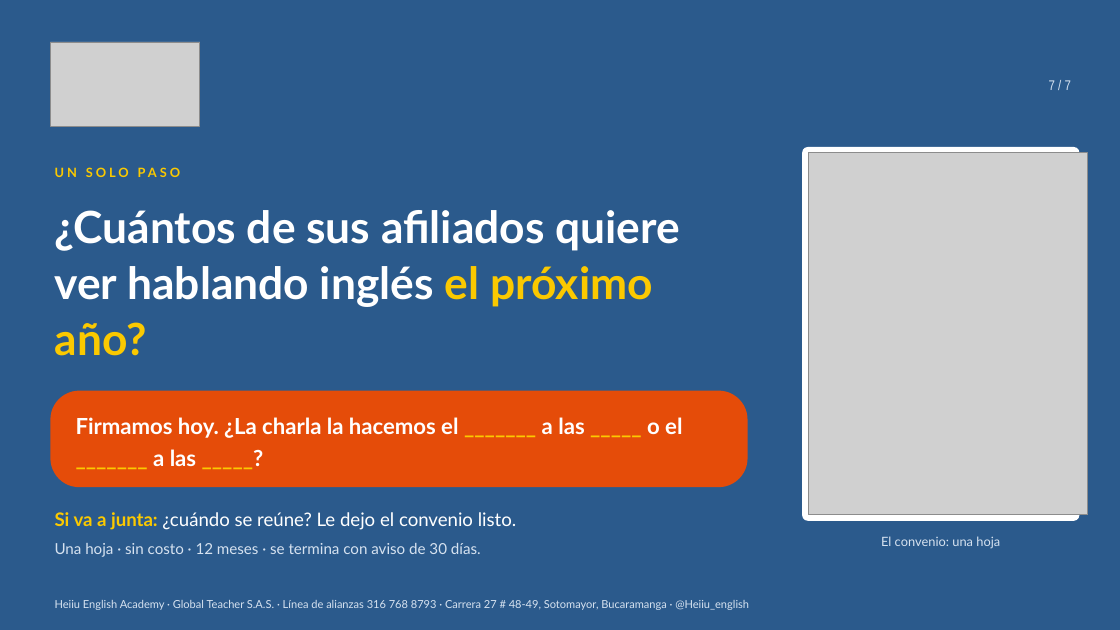
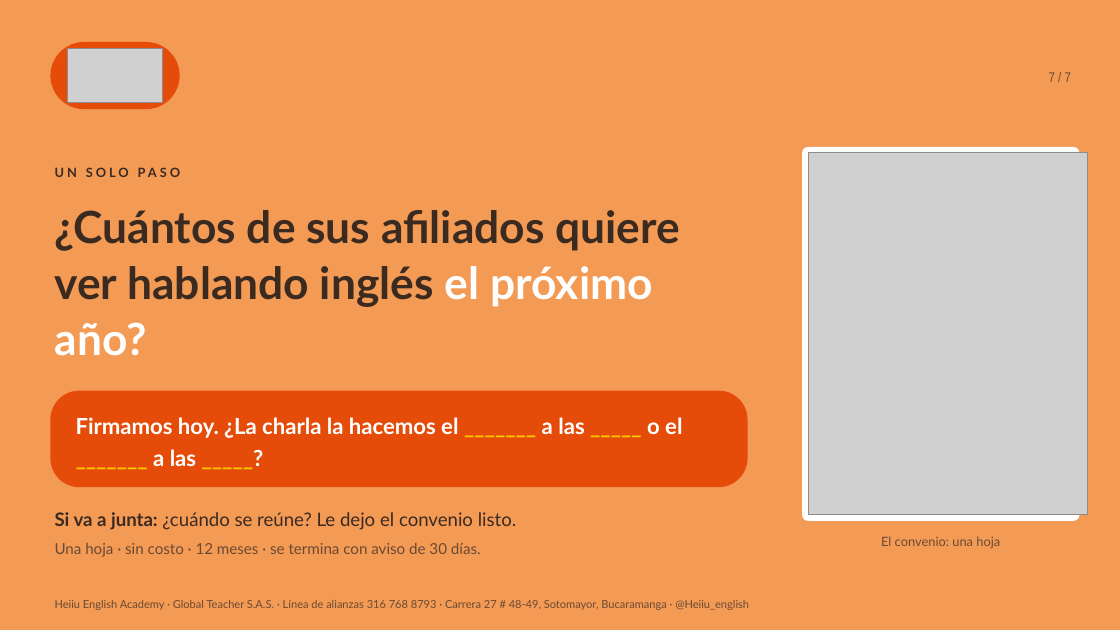
Before and after one commit to gomezrdiana/Plan-academico, a slide deck: slide 7 of recursos/comercial/B2B/PRESENTACION_FONDOS_EMPLEADOS_HEIIU.pptx. Drawn at 1120x630 pixels with LibreOffice and Linux fonts; fonts in the diff are those of the drawing; grey boxes stand for pictures. Boxes give left, top, right and bottom in pixels: in the first picture for what was removed or moved away, otherwise in the second. Text is boxed around its words. In the diff, an @@ line names an element or a change of style, - is before the commit and + after.

```diff
--- a/recursos/comercial/B2B/PRESENTACION_FONDOS_EMPLEADOS_HEIIU.pptx
+++ b/recursos/comercial/B2B/PRESENTACION_FONDOS_EMPLEADOS_HEIIU.pptx
@@ rectangle at [0, 0, 1120, 630]: fill #2B5A8C to #F39A55 @@
@@ rounded rectangle added at [50, 42, 180, 109], fill #E54C09 @@
@@ picture: place and size @@
-picture at [50, 42, 200, 126]
+picture at [67, 49, 163, 103]
@@ text colour #D6E2F0 to #6B4A33 in 3 elements at [881, 536, 1000, 548], [55, 600, 749, 610], [1049, 72, 1071, 82] @@
@@ text "UN SOLO PASO" at [55, 167, 180, 177]: text colour #FBC900 to #3B2A20 @@
@@ text "¿Cuántos de sus afiliados quiere ..." at [55, 210, 681, 356]: text colour #FFFFFF to #3B2A20 in "¿Cuántos de sus afiliados quiere ver hablando ..."; text colour #FBC900 to #FFFFFF in "el próximo año?" @@
@@ text "Si va a junta: ¿cuándo ..." at [55, 512, 516, 557]: text colour #FBC900 to #3B2A20 in "Si va a junta:"; text colour #FFFFFF to #3B2A20 in "¿cuándo se reúne? Le dejo el convenio ..."; text colour #D6E2F0 to #6B4A33 in "Una hoja · sin costo · 12 ..." @@
```
Also in this commit, not shown: 6 other slides changed, 2 other files.
